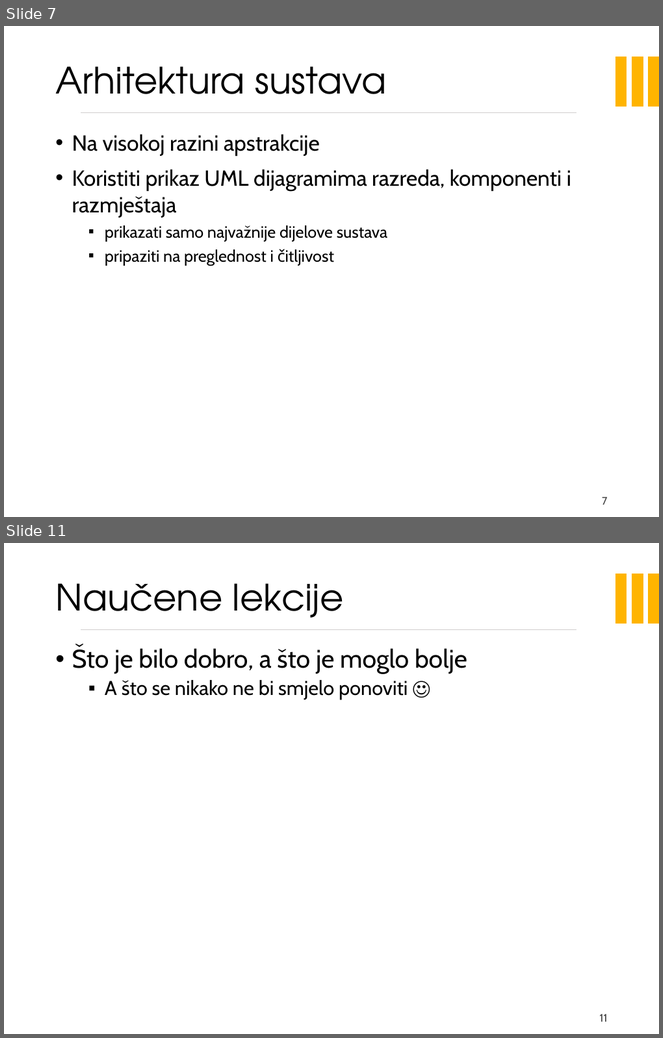
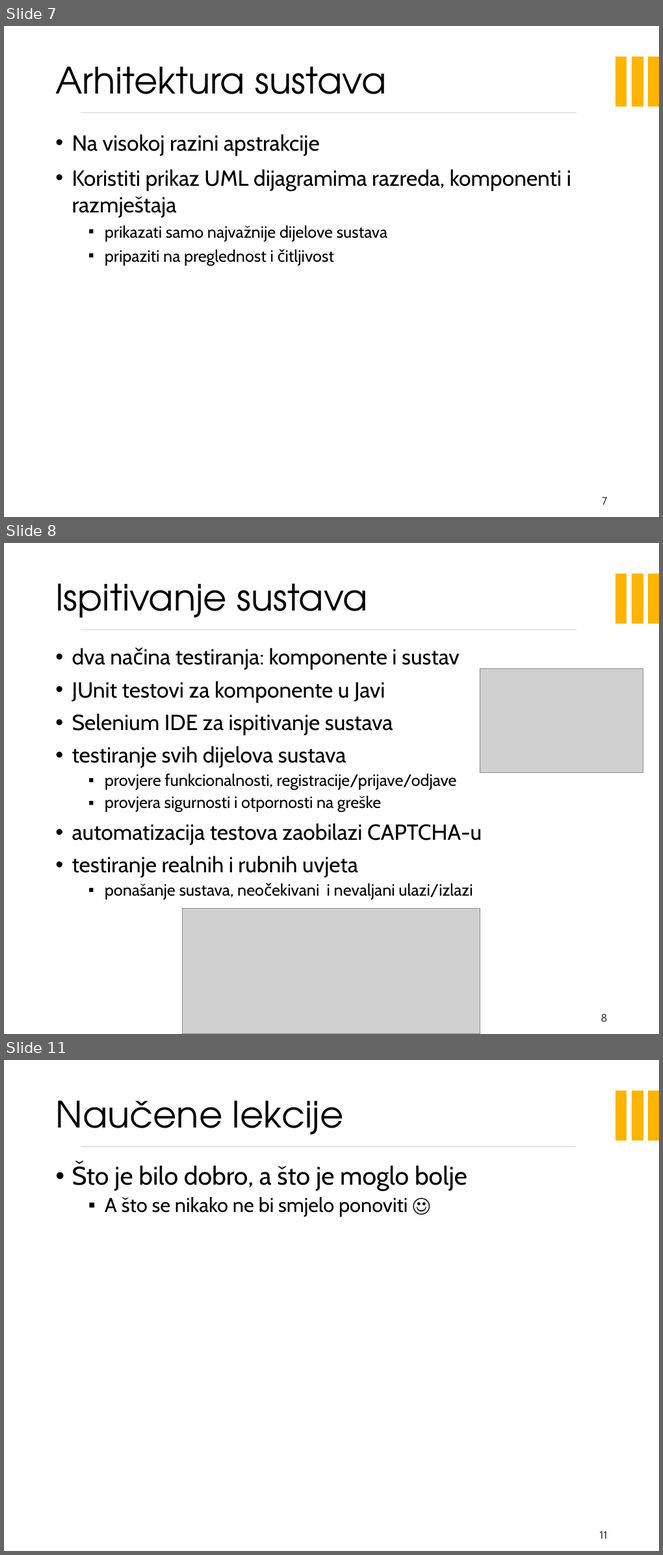
Before and after one commit to doms911/posterized, a slide deck: PROGI_2023_Posterized_prezentacija.pptx. Shown one above the other, each under a label of ours: slides 7 and 11 before the commit, slides 7, 8 and 11 after it; the slides between them are not shown. The pictures are 663x1038 and 663x1555 pixels, drawn with LibreOffice and Linux fonts; fonts in the diff are those of the drawing; grey boxes stand for pictures; background and template pictures are left out. Boxes give left, top, right and bottom in pixels: in the first picture for what was removed or moved away, otherwise in the second. Text is boxed around its words. In the diff, an @@ line names an element or a change of style, - is before the commit and + after.

```diff
--- a/PROGI_2023_Posterized_prezentacija.pptx
+++ b/PROGI_2023_Posterized_prezentacija.pptx
@@ slide 8 added at [4, 543, 659, 1034], background picture (left out); not listed: 4 template elements that a slide beside it also shows @@
@@ title added at [55, 583, 368, 618], 40 pt, text #000000 @@
+Ispitivanje sustava
@@ text added at [72, 648, 482, 900], 24 pt, text #000000 @@
+• dva načina testiranja: komponente i sustav
+• JUnit testovi za komponente u Javi
+• Selenium IDE za ispitivanje sustava
+• testiranje svih dijelova sustava
+  ▪ provjere funkcionalnosti, registracije/prijave/odjave
+  ▪ provjera sigurnosti i otpornosti na greške
+• automatizacija testova zaobilazi CAPTCHA-u
+• testiranje realnih i rubnih uvjeta
+  ▪ ponašanje sustava, neočekivani i nevaljani ulazi/izlazi
@@ picture added at [480, 669, 644, 772] @@
@@ picture added at [182, 908, 480, 1034] @@
@@ page number added at [601, 1014, 607, 1022], 12 pt, text #404040 @@
+8
```
Also in this commit, not shown: 3 slides changed, 1 other slide added, 1 slide removed.
